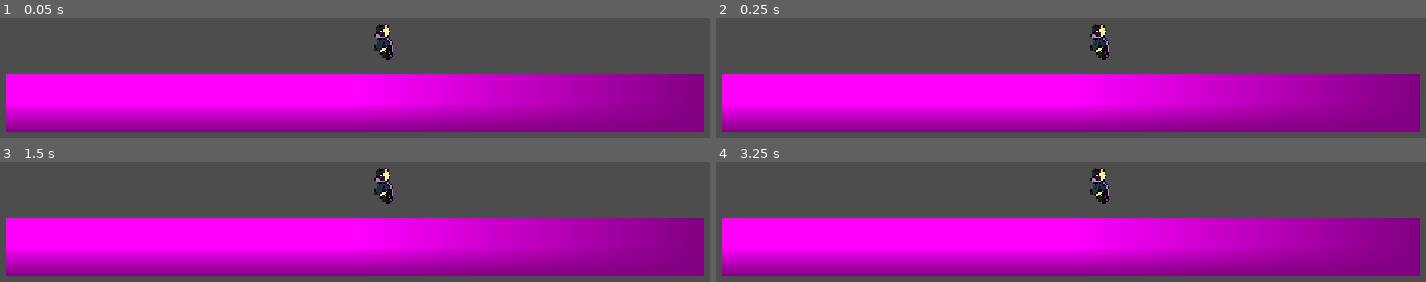
Above: before the commit, frames 1-4 (two rows, left to right).
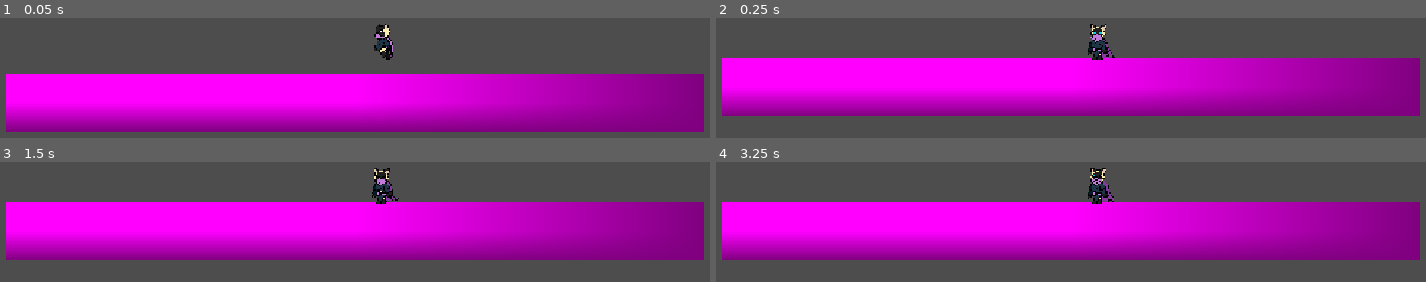
Above: after the commit, the same moments.

Repository: Se-fue/theiki-katara
Game: Godot game, scene res://Niveles/Zonas/Z1/Z1H1.tscn
Same seed, same stepped clock (60 frames per second), same inputs: the game is played once before the commit and once after it.
Inputs:
- Up to frame 1 (0.05 s): no input
- Up to frame 2 (0.25 s): no input
- Up to frame 3 (1.5 s): tap Enter at 0.5 s
- Up to frame 4 (3.25 s): tap Space at 2 s; tap Enter at 2.75 s

The runs differ from the first frame. In frame 2, 41% of the frame differs, in the area x 0-100%, y 5-95%; in frame 3, 41%; in frame 4, 41%.
Error before the commit: Invalid assignment of property or key 'x' with value of type 'Nil' on a base object of type 'Vector2'. (res://Characters/J1/jugador_1.tscn::GDScript_54x30:23)

Commit message:
Codigo coregido
ya esta

Diff:
--- a/Characters/J1/jugador_1.tscn
+++ b/Characters/J1/jugador_1.tscn
@@ -9,24 +9,29 @@
 
 const SPEED = 300.0
 const JUMP_VELOCITY = -510.0
-enum ESTADOS{
+
+enum ESTADOS {
 	Idle,
 	Walk,
 	Run,
 	Jump
 }
 
-var mira
+#CORREGIDO: mira ahora empieza con un valor para evitar que sea Nil
+var mira = 1
+
+
 func _physics_process(delta: float) -> void:
 	# Add the gravity.
 	if not is_on_floor():
 		velocity += get_gravity() * delta
+
 		if velocity.y > 0:
 			$AnimatedSprite2D.play(\"Jump\")
-			$AnimatedSprite2D.scale.x=mira
+			$AnimatedSprite2D.scale.x = mira
 		else:
 			$AnimatedSprite2D.play(\"Fall\")
-			$AnimatedSprite2D.scale.x=mira
+			$AnimatedSprite2D.scale.x = mira
 
 	# Handle jump.
 	if Input.is_action_just_pressed(\"Jump\") and is_on_floor():
@@ -35,33 +40,42 @@
 	# Get the input direction and handle the movement/deceleration.
 	# As good practice, you should replace UI actions with custom gameplay actions.
 	var direction := Input.get_axis(\"Left\", \"Right\")
+
 	if direction > 0:
 		mira = -1
-		$AnimatedSprite2D.scale.x=-1
+		$AnimatedSprite2D.scale.x = -1
 
 	elif direction < 0:
 		mira = 1
-		$AnimatedSprite2D.scale.x=1
+		$AnimatedSprite2D.scale.x = 1
 
 	if direction:
 		velocity.x = direction * SPEED
+
 		if is_on_floor():
 			$AnimatedSprite2D.play(\"Walk\")
+
 	else:
 		velocity.x = move_toward(velocity.x, 0, SPEED)
+
 		if is_on_floor():
 			$AnimatedSprite2D.play(\"Idle\")
-			$AnimatedSprite2D.scale.x=mira
+			$AnimatedSprite2D.scale.x = mira
+
+	# Correr
 	var directionR := Input.get_axis(\"ShiftA\", \"ShiftD\")
+
 	if directionR > 0:
 		mira = -1
-		$AnimatedSprite2D.scale.x=-1
+		$AnimatedSprite2D.scale.x = -1
 
 	elif directionR < 0:
 		mira = 1
-		$AnimatedSprite2D.scale.x=1
+		$AnimatedSprite2D.scale.x = 1
+
 	if directionR:
 		velocity.x = directionR * SPEED * 2.25
+
 		if is_on_floor():
 			$AnimatedSprite2D.play(\"Run\")
 
@@ -142,7 +156,7 @@
 "duration": 1.0,
 "texture": SubResource("AtlasTexture_vrl6k")
 }],
-"loop": 1,
+"loop": true,
 "name": &"Idle",
 "speed": 2.0
 }, {
@@ -171,7 +185,7 @@
 "duration": 1.0,
 "texture": SubResource("AtlasTexture_mbcs1")
 }],
-"loop": 1,
+"loop": true,
 "name": &"Walk",
 "speed": 5.0
 }]
